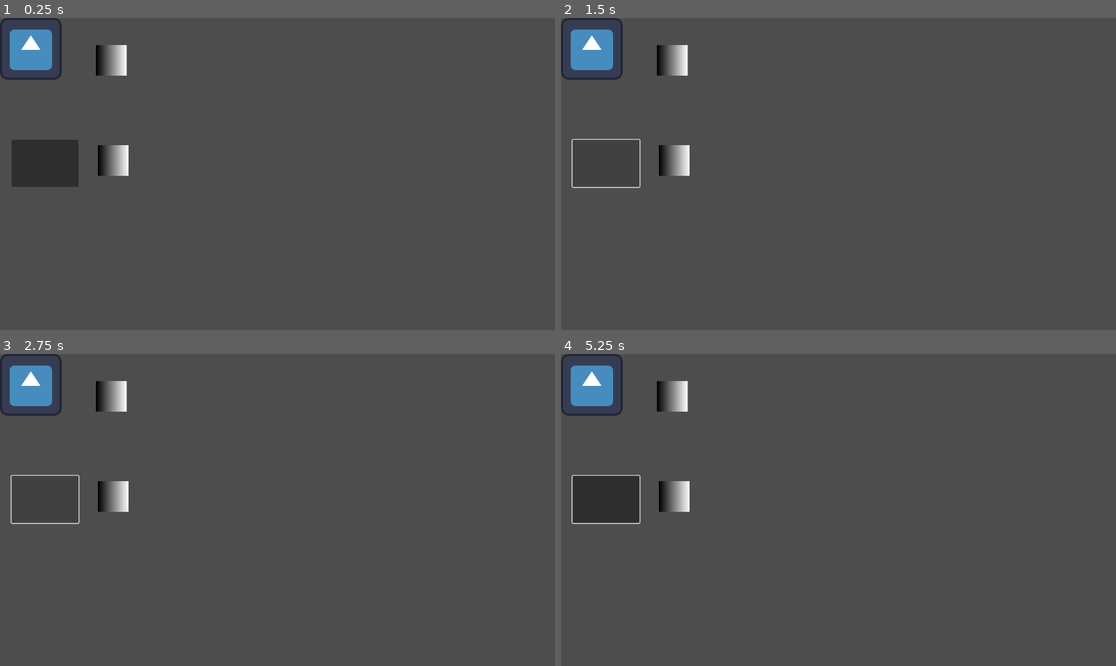
Above: before the commit, frames 1-4 (two rows, left to right).
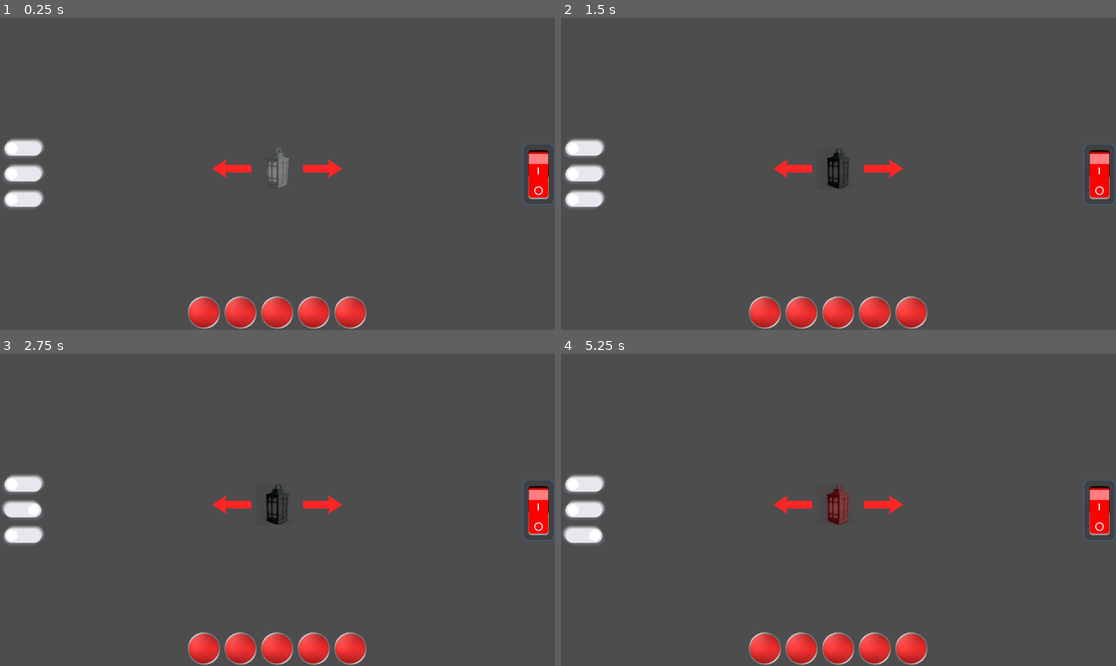
Above: after the commit, the same moments.

Repository: zeyogh/Texas_Game_Jam_2025
Game: Godot game, scene res://scenes/puzzles/FresnelLens.tscn
Two runs of this game, one before a commit and one after it. Both use one fixed random seed, a clock stepped at 60 frames per second and the inputs below. Before the commit the project starts from res://scenes/test_scene.tscn. The engine's default icon, where the game draws it, is replaced by a stand-in: a white triangle on a blue panel in a dark square.
Inputs (mouse positions are in pixels of both pictures, inside the frame that each line leads up to):
- Up to frame 1 (0.25 s): no input
- Up to frame 2 (1.5 s): click (794, 167) at 0.52 s; click (583, 149) at 1.27 s
- Up to frame 3 (2.75 s): click (22, 510) at 2.02 s
- Up to frame 4 (5.25 s): click (583, 534) at 2.77 s; click (766, 647) at 3.52 s; click (799, 647) at 4.27 s; click (838, 647) at 5.02 s

The runs differ from the first frame. In frame 1, 8.2% of the frame differs, in the area x 0-100%, y 0-100%; in frame 2, 7.2%; in frame 3, 7.2%; in frame 4, 8.5%.

Commit message:
Lighthouse Puzzle

Diff:
--- a/out_of_light/project.godot
+++ b/out_of_light/project.godot
@@ -11,6 +11,6 @@
 [application]
 
 config/name="Out_Of_Light"
-run/main_scene="uid://bl8iaupxogyha"
-config/features=PackedStringArray("4.4", "Forward Plus")
+run/main_scene="uid://c72xudycrtjd3"
+config/features=PackedStringArray("4.5", "Forward Plus")
 config/icon="res://icon.svg"
--- /dev/null
+++ b/out_of_light/resources/shaders/color_tint.gdshader
@@ -0,0 +1,26 @@
+shader_type canvas_item;
+
+uniform vec4 color : source_color = vec4(1,1,1,1);
+uniform float tint_factor : hint_range(0,1) = .5;
+uniform float fade : hint_range(0,1) = 1;
+
+void vertex() {
+
+}
+
+void fragment() {
+	vec4 main_texture = texture(TEXTURE, UV);
+	vec4 final_output = main_texture;
+
+	float original_modulation = 1.0 - tint_factor;
+
+	final_output.rgb = mix(main_texture.rgb * original_modulation, color.rgb * tint_factor, tint_factor);
+	final_output.a *= fade;
+
+	COLOR = final_output;
+}
+
+//void light() {
+//	// Called for every pixel for every light affecting the CanvasItem.
+//	// Uncomment to replace the default light processing function with this one.
+//}
--- /dev/null
+++ b/out_of_light/scenes/puzzles/FresnelLens.tscn
@@ -0,0 +1,221 @@
+[gd_scene load_steps=17 format=3 uid="uid://c72xudycrtjd3"]
+
+[ext_resource type="Script" uid="uid://bxx4a8sv6552g" path="res://scenes/puzzles/FresnelLense.gd" id="1_1q46n"]
+[ext_resource type="Texture2D" uid="uid://devrggaeffqu7" path="res://resources/dummy/dummyArrow.png" id="2_6ml0m"]
+[ext_resource type="Shader" uid="uid://bnjii8bbdfi2m" path="res://resources/shaders/color_tint.gdshader" id="2_6rvpc"]
+[ext_resource type="Texture2D" uid="uid://c20lwyftmn2lp" path="res://resources/dummy/dummyLantern.png" id="3_iemkg"]
+[ext_resource type="Texture2D" uid="uid://2nbb2t4toyjx" path="res://resources/dummy/dummyButton.png" id="4_mfucn"]
+[ext_resource type="Texture2D" uid="uid://cacvr4fevkqs1" path="res://resources/dummy/dummySwitch.png" id="5_qoa56"]
+[ext_resource type="Texture2D" uid="uid://dyhvhgpgbset7" path="res://resources/dummy/dummyStartLight.png" id="7_qoa56"]
+
+[sub_resource type="ShaderMaterial" id="ShaderMaterial_mfucn"]
+shader = ExtResource("2_6rvpc")
+shader_parameter/color = Color(1, 1, 1, 1)
+shader_parameter/tint_factor = 0.5
+shader_parameter/fade = 1.0
+
+[sub_resource type="GDScript" id="GDScript_wvhdc"]
+resource_name = "ShortButton"
+script/source = "extends TextureButton
+
+func _on_button_down() -> void:
+	flip_h = !flip_h
+	$\"../TrackLengthMed\".flip_h = true
+	$\"../TrackLengthLong\".flip_h = true
+	$\"../../..\".SetTrackLength(1)
+"
+
+[sub_resource type="GDScript" id="GDScript_mrysr"]
+resource_name = "MedButton"
+script/source = "extends TextureButton
+
+func _on_button_down() -> void:
+	flip_h = !flip_h
+	$\"../TrackLengthShort\".flip_h = true
+	$\"../TrackLengthLong\".flip_h = true
+	$\"../../..\".SetTrackLength(2)
+"
+
+[sub_resource type="GDScript" id="GDScript_u0u4a"]
+resource_name = "LongButton"
+script/source = "extends TextureButton
+
+func _on_button_down() -> void:
+	flip_h = !flip_h
+	$\"../TrackLengthShort\".flip_h = true
+	$\"../TrackLengthMed\".flip_h = true
+	$\"../../..\".SetTrackLength(3)
+"
+
+[sub_resource type="GDScript" id="GDScript_8fpho"]
+resource_name = "BlackButton"
+script/source = "extends TextureButton
+
+func _on_button_down() -> void:
+	$\"../../..\".SetColor(FresnelLensPuzzle.LensColor.BLACK)
+"
+
+[sub_resource type="GDScript" id="GDScript_mfucn"]
+resource_name = "WhiteButton"
+script/source = "extends TextureButton
+
+func _on_button_down() -> void:
+	$\"../../..\".SetColor(FresnelLensPuzzle.LensColor.WHITE)
+"
+
+[sub_resource type="GDScript" id="GDScript_rwxch"]
+resource_name = "RedButton"
+script/source = "extends TextureButton
+
+func _on_button_down() -> void:
+	$\"../../..\".SetColor(FresnelLensPuzzle.LensColor.RED)
+"
+
+[sub_resource type="GDScript" id="GDScript_6ml0m"]
+resource_name = "YellowButton"
+script/source = "extends TextureButton
+
+func _on_button_down() -> void:
+	$\"../../..\".SetColor(FresnelLensPuzzle.LensColor.YELLOW)
+"
+
+[sub_resource type="GDScript" id="GDScript_qoa56"]
+resource_name = "GreenButton"
+script/source = "extends TextureButton
+
+func _on_button_down() -> void:
+	$\"../../..\".SetColor(FresnelLensPuzzle.LensColor.GREEN)
+"
+
+[node name="FresnelLens" type="Node2D"]
+script = ExtResource("1_1q46n")
+
+[node name="PuzzleFullscreen" type="Control" parent="."]
+layout_mode = 3
+anchors_preset = 0
+offset_right = 1151.0
+offset_bottom = 648.0
+
+[node name="LensArea" type="HBoxContainer" parent="PuzzleFullscreen"]
+layout_mode = 1
+anchors_preset = 8
+anchor_left = 0.5
+anchor_top = 0.5
+anchor_right = 0.5
+anchor_bottom = 0.5
+offset_left = -448.0
+offset_top = -251.0
+offset_right = 448.0
+offset_bottom = 229.0
+grow_horizontal = 2
+grow_vertical = 2
+alignment = 1
+
+[node name="PrevButton" type="TextureButton" parent="PuzzleFullscreen/LensArea"]
+layout_mode = 2
+size_flags_vertical = 4
+texture_normal = ExtResource("2_6ml0m")
+flip_h = true
+
+[node name="LensTexture" type="TextureRect" parent="PuzzleFullscreen/LensArea"]
+material = SubResource("ShaderMaterial_mfucn")
+layout_mode = 2
+size_flags_vertical = 4
+texture = ExtResource("3_iemkg")
+
+[node name="NextButton" type="TextureButton" parent="PuzzleFullscreen/LensArea"]
+layout_mode = 2
+size_flags_vertical = 4
+texture_normal = ExtResource("2_6ml0m")
+
+[node name="TrackLever" type="VBoxContainer" parent="PuzzleFullscreen"]
+layout_mode = 1
+anchors_preset = 4
+anchor_top = 0.5
+anchor_bottom = 0.5
+offset_top = -20.0
+offset_right = 40.0
+offset_bottom = 20.0
+grow_vertical = 2
+
+[node name="TrackLengthShort" type="TextureButton" parent="PuzzleFullscreen/TrackLever"]
+layout_mode = 2
+texture_normal = ExtResource("5_qoa56")
+flip_h = true
+script = SubResource("GDScript_wvhdc")
+
+[node name="TrackLengthMed" type="TextureButton" parent="PuzzleFullscreen/TrackLever"]
+layout_mode = 2
+texture_normal = ExtResource("5_qoa56")
+flip_h = true
+script = SubResource("GDScript_mrysr")
+
+[node name="TrackLengthLong" type="TextureButton" parent="PuzzleFullscreen/TrackLever"]
+layout_mode = 2
+texture_normal = ExtResource("5_qoa56")
+flip_h = true
+script = SubResource("GDScript_u0u4a")
+
+[node name="ColorButtons" type="HBoxContainer" parent="PuzzleFullscreen"]
+layout_mode = 1
+anchors_preset = 7
+anchor_left = 0.5
+anchor_top = 1.0
+anchor_right = 0.5
+anchor_bottom = 1.0
+offset_left = -44.0
+offset_top = -72.0
+offset_right = 44.0
+grow_horizontal = 2
+grow_vertical = 0
+
+[node name="BlackButton" type="TextureButton" parent="PuzzleFullscreen/ColorButtons"]
+layout_mode = 2
+texture_normal = ExtResource("4_mfucn")
+script = SubResource("GDScript_8fpho")
+
+[node name="WhiteButton" type="TextureButton" parent="PuzzleFullscreen/ColorButtons"]
+layout_mode = 2
+texture_normal = ExtResource("4_mfucn")
+script = SubResource("GDScript_mfucn")
+
+[node name="RedButton" type="TextureButton" parent="PuzzleFullscreen/ColorButtons"]
+layout_mode = 2
+texture_normal = ExtResource("4_mfucn")
+script = SubResource("GDScript_rwxch")
+
+[node name="YellowButton" type="TextureButton" parent="PuzzleFullscreen/ColorButtons"]
+layout_mode = 2
+texture_normal = ExtResource("4_mfucn")
+script = SubResource("GDScript_6ml0m")
+
+[node name="GreenButton" type="TextureButton" parent="PuzzleFullscreen/ColorButtons"]
+layout_mode = 2
+texture_normal = ExtResource("4_mfucn")
+script = SubResource("GDScript_qoa56")
+
+[node name="StartLightButton" type="TextureButton" parent="PuzzleFullscreen"]
+layout_mode = 1
+anchors_preset = 6
+anchor_left = 1.0
+anchor_top = 0.5
+anchor_right = 1.0
+anchor_bottom = 0.5
+offset_left = -66.0
+offset_top = -63.5
+offset_bottom = 63.5
+grow_horizontal = 0
+grow_vertical = 2
+texture_normal = ExtResource("7_qoa56")
+
+[connection signal="button_up" from="PuzzleFullscreen/LensArea/PrevButton" to="." method="PrevLens"]
+[connection signal="button_up" from="PuzzleFullscreen/LensArea/NextButton" to="." method="NextLens"]
+[connection signal="button_down" from="PuzzleFullscreen/TrackLever/TrackLengthShort" to="PuzzleFullscreen/TrackLever/TrackLengthShort" method="_on_button_down"]
+[connection signal="button_down" from="PuzzleFullscreen/TrackLever/TrackLengthMed" to="PuzzleFullscreen/TrackLever/TrackLengthMed" method="_on_button_down"]
+[connection signal="button_down" from="PuzzleFullscreen/TrackLever/TrackLengthLong" to="PuzzleFullscreen/TrackLever/TrackLengthLong" method="_on_button_down"]
+[connection signal="button_down" from="PuzzleFullscreen/ColorButtons/BlackButton" to="PuzzleFullscreen/ColorButtons/BlackButton" method="_on_button_down"]
+[connection signal="button_down" from="PuzzleFullscreen/ColorButtons/WhiteButton" to="PuzzleFullscreen/ColorButtons/WhiteButton" method="_on_button_down"]
+[connection signal="button_down" from="PuzzleFullscreen/ColorButtons/RedButton" to="PuzzleFullscreen/ColorButtons/RedButton" method="_on_button_down"]
+[connection signal="button_down" from="PuzzleFullscreen/ColorButtons/YellowButton" to="PuzzleFullscreen/ColorButtons/YellowButton" method="_on_button_down"]
+[connection signal="button_down" from="PuzzleFullscreen/ColorButtons/GreenButton" to="PuzzleFullscreen/ColorButtons/GreenButton" method="_on_button_down"]
+[connection signal="button_up" from="PuzzleFullscreen/StartLightButton" to="." method="StartLight"]
--- /dev/null
+++ b/out_of_light/scenes/puzzles/FresnelLense.gd
@@ -0,0 +1,68 @@
+class_name FresnelLensPuzzle
+extends Node2D
+
+enum LensColor {
+	BLACK,
+	WHITE,
+	RED,
+	YELLOW,
+	GREEN
+}
+const _lensColorVals : Array[Color] = [Color.BLACK, Color.ANTIQUE_WHITE, Color.RED, Color.ORANGE, Color.LIME_GREEN]
+
+class FresnelLens:
+	var color : LensColor
+	var trackLength : int
+
+	func _init(c : LensColor, tl : int) -> void:
+		color = c
+		trackLength = clamp(tl, 1, 3)
+
+var _lenses : Array[FresnelLens] = [
+	FresnelLens.new(LensColor.BLACK, 1),
+	FresnelLens.new(LensColor.BLACK, 1),
+	FresnelLens.new(LensColor.BLACK, 1),
+	FresnelLens.new(LensColor.BLACK, 1)
+]
+var _activeLensIdx : int = 0
+@onready var _activeLens : FresnelLens = _lenses[_activeLensIdx]
+@onready var _lensTexture : TextureRect = $PuzzleFullscreen/LensArea/LensTexture
+
+func SetColor(NewColor : LensColor) -> void :
+	_activeLens.color = NewColor
+	var mat : ShaderMaterial = _lensTexture.material
+	mat.set_shader_parameter("color",_lensColorVals[NewColor])
+
+func SetTrackLength(NewLength : int) -> void :
+	_activeLens.trackLength = clamp(NewLength,1,3)
+
+func NextLens() -> void :
+	_activeLensIdx += 1
+	if _activeLensIdx > 3 : _activeLensIdx = 0
+	_activeLens = _lenses[_activeLensIdx]
+	_reloadLens()
+
+func PrevLens() -> void :
+	_activeLensIdx -= 1
+	if _activeLensIdx < 0 : _activeLensIdx = 3
+	_activeLens = _lenses[_activeLensIdx]
+	_reloadLens()
+
+func _reloadLens() -> void :
+	$PuzzleFullscreen/TrackLever/TrackLengthShort.flip_h = true
+	$PuzzleFullscreen/TrackLever/TrackLengthMed.flip_h = true
+	$PuzzleFullscreen/TrackLever/TrackLengthLong.flip_h = true
+	match _activeLens.trackLength:
+		1:
+			$PuzzleFullscreen/TrackLever/TrackLengthShort.flip_h = false
+		2:
+			$PuzzleFullscreen/TrackLever/TrackLengthMed.flip_h = false
+		3:
+			$PuzzleFullscreen/TrackLever/TrackLengthLong.flip_h = false
+	var mat : ShaderMaterial = _lensTexture.material
+	mat.set_shader_parameter("color",_lensColorVals[_activeLens.color])
+
+func StartLight() -> void :
+	#check the sequence of the lenses and do the outcome
+	print_debug("weewoo weewoo")
+	pass
Not shown, changed: out_of_light/icon.svg.import
Not shown, changed: out_of_light/pictures/bathroom_1.jpg.import
Not shown, changed: out_of_light/pictures/bedroom_1.jpg.import
Not shown, changed: out_of_light/pictures/kitchen_1.jpg.import
Not shown, changed: out_of_light/pictures/kitchen_2.jpg.import
Not shown, changed: out_of_light/pictures/living_room_1.jpg.import
Not shown, changed: out_of_light/pictures/living_room_2.jpg.import
Not shown, changed: out_of_light/pictures/machinary_1.jpg.import
Not shown, changed: out_of_light/pictures/stairs_1.jpg.import
Not shown, changed: out_of_light/pictures/stairs_3.jpg.import
Binary file added: out_of_light/resources/dummy/dummyArrow.png
Not shown, added: out_of_light/resources/dummy/dummyArrow.png.import
(and 10 more such lines)
